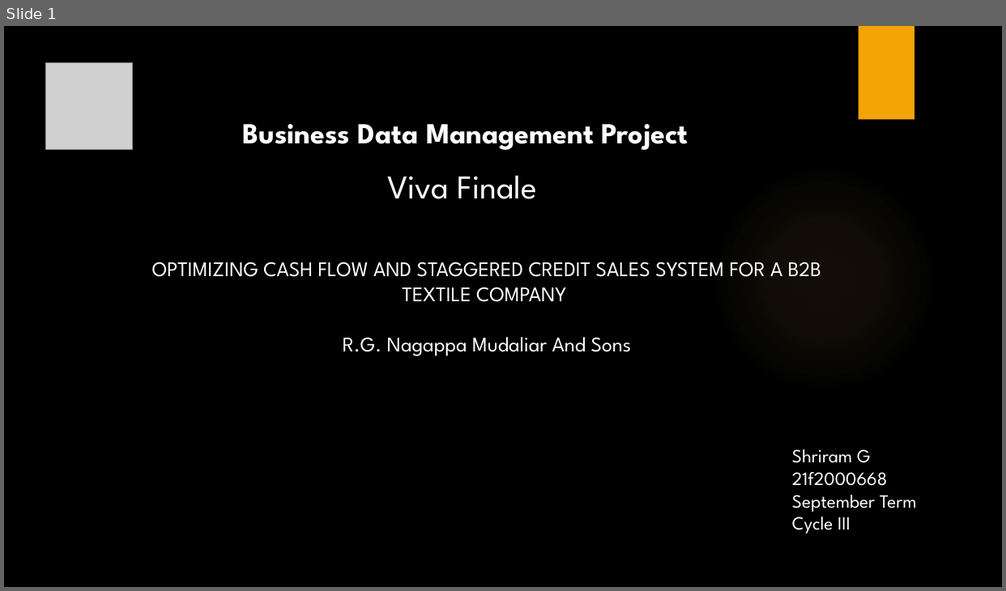
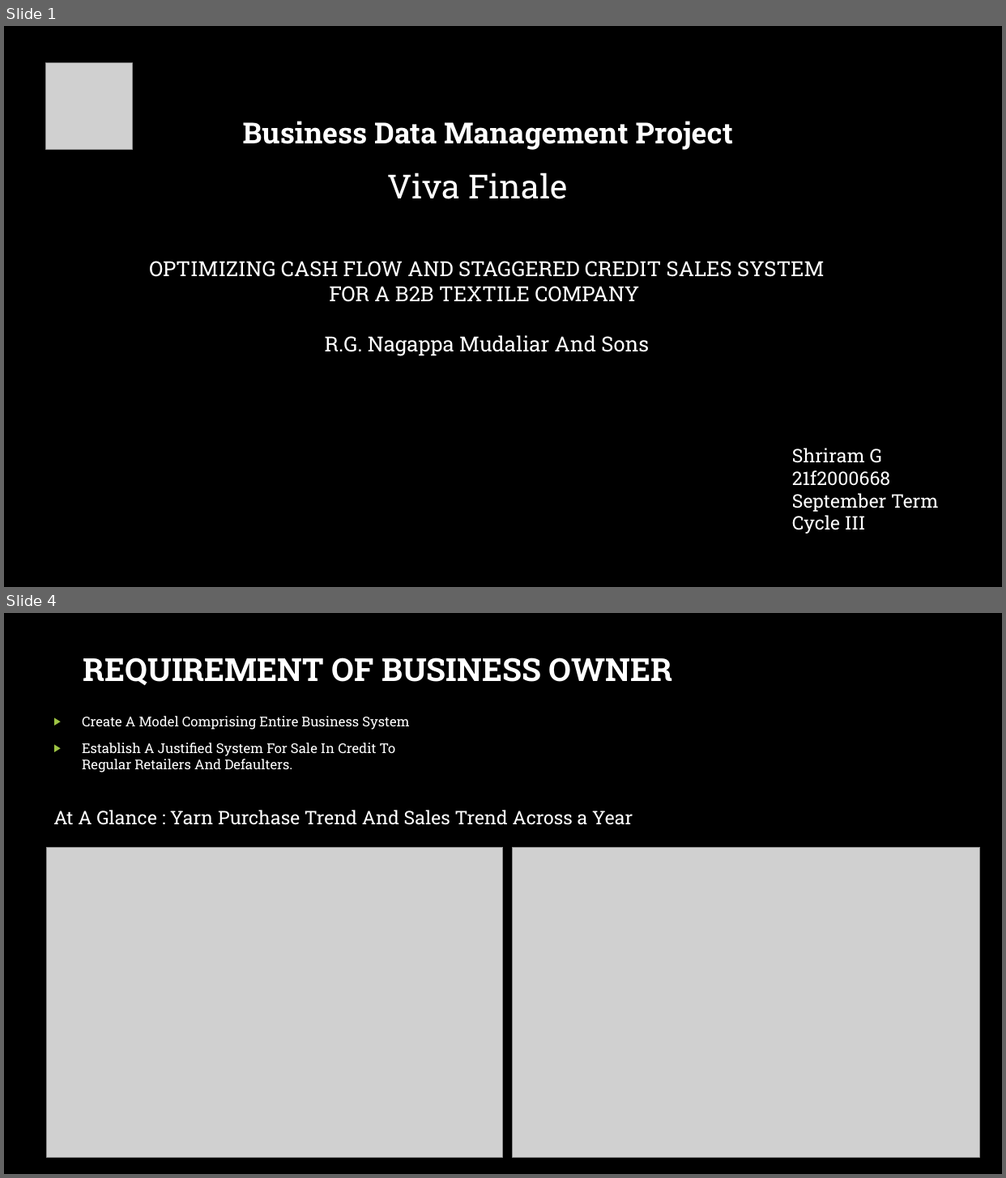
Before and after one commit to Shriram-Gunasekar/BDM, a slide deck: Reports/Viva/VivaPresentation.pptx. Shown one above the other, each under a label of ours: slide 1 before the commit, slides 1 and 4 after it; the slides between them are not shown. The pictures are 1006x591 and 1006x1178 pixels, drawn with LibreOffice and Linux fonts; fonts in the diff are those of the drawing; grey boxes stand for pictures; background and template pictures are left out. Boxes give left, top, right and bottom in pixels: in the first picture for what was removed or moved away, otherwise in the second. Text is boxed around its words. In the diff, an @@ line names an element or a change of style, - is before the commit and + after.

Commit message:
Viva Akhil

```diff
--- a/Reports/Viva/VivaPresentation.pptx
+++ b/Reports/Viva/VivaPresentation.pptx
@@ slide 4 added at [4,613,1002,1174], background picture (left out) @@
@@ title added at [83,658,673,686], 30.6 pt, text #FFFFFF, bold @@
+REQUIREMENT OF BUSINESS OWNER
@@ text added at [82,716,409,773], 12.9 pt, text #FFFFFF @@
+▶ Create A Model Comprising Entire Business System
+▶ Establish A Justified System For Sale In Credit To Regular Retailers And Defaulters.
@@ text added at [53,810,633,825], 18 pt, text #FFFFFF @@
+At A Glance : Yarn Purchase Trend And Sales Trend Across a Year
@@ picture added at [47,847,503,1157] @@
@@ picture added at [513,847,980,1157] @@
@@ slide 1 changed as well @@
@@ rectangle removed at [859,26,914,120] @@
@@ ellipse removed at [709,163,939,394] @@
@@ font League Spartan to Roboto Slab in 4 elements at [243,121,733,150], [387,173,567,199], [792,448,939,534], [149,261,824,356] @@
```
Also in this commit, not shown: 1 other slide changed, 7 other slides added, 11 other files.
